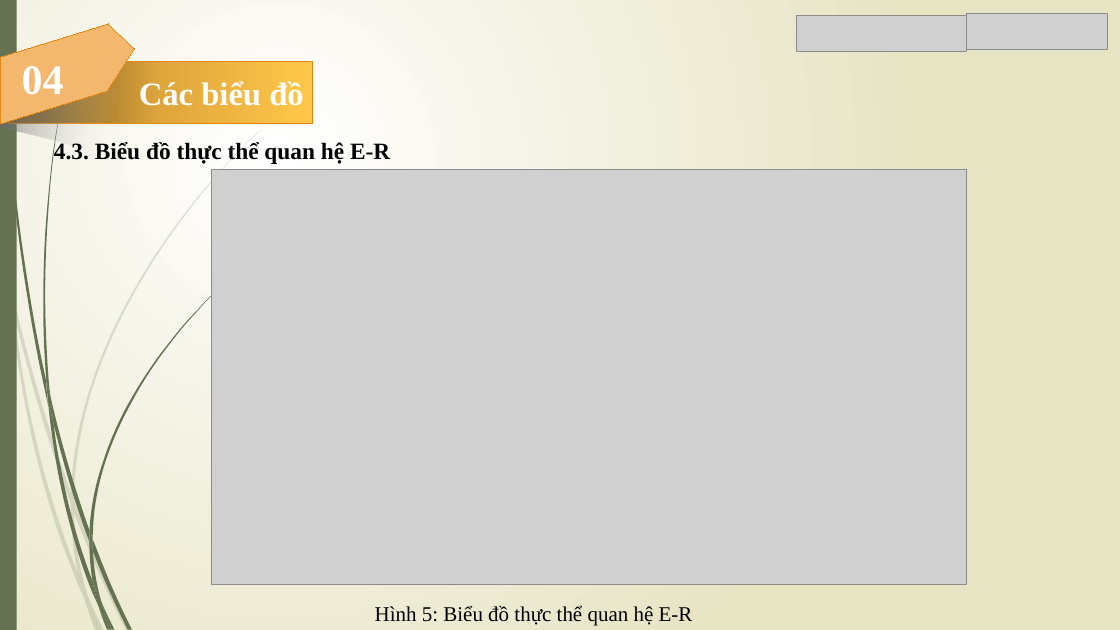
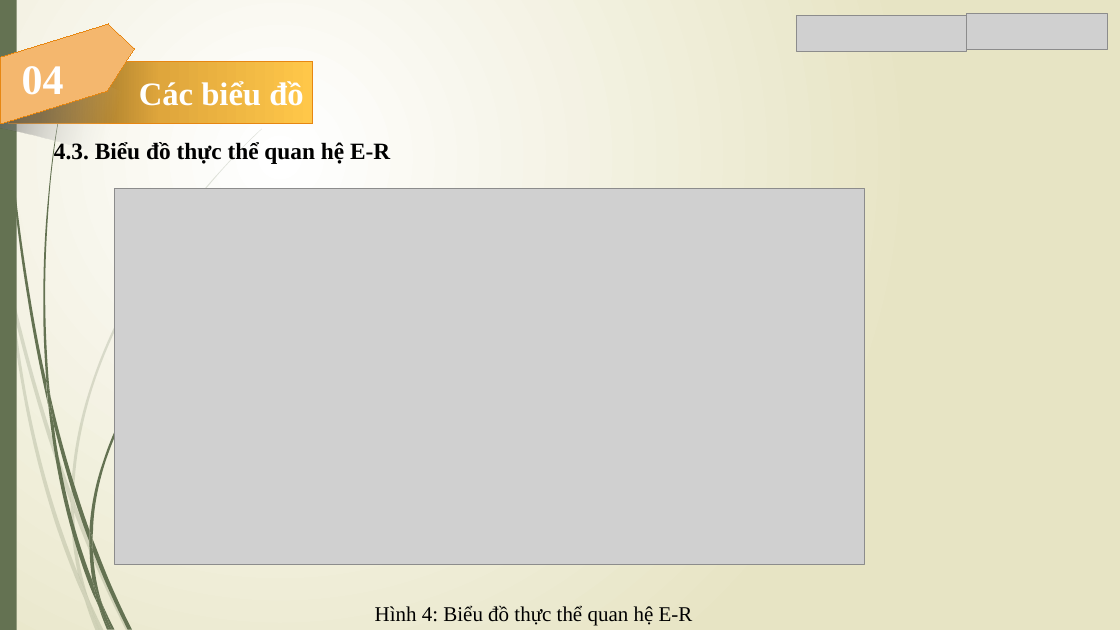
Before and after one commit to Trong-Nhan/Do_An_Ky_Cuoi, a slide deck: slide 4 of Slide Đồ Án.pptx. Drawn at 1120x630 pixels with LibreOffice and Linux fonts; fonts in the diff are those of the drawing; grey boxes stand for pictures. Boxes give left, top, right and bottom in pixels: in the first picture for what was removed or moved away, otherwise in the second. Text is boxed around its words. In the diff, an @@ line names an element or a change of style, - is before the commit and + after.

```diff
--- a/Slide Đồ Án.pptx
+++ b/Slide Đồ Án.pptx
@@ picture: place and size @@
-picture at (212,169,966,585)
+picture at (114,188,865,565)
@@ text at (375,605,693,626): text changed @@
-Hình 5: Biểu đồ thực thể quan hệ E-R
+Hình 4: Biểu đồ thực thể quan hệ E-R
```
Also in this commit, not shown: 7 other slides changed, 12 other files.
